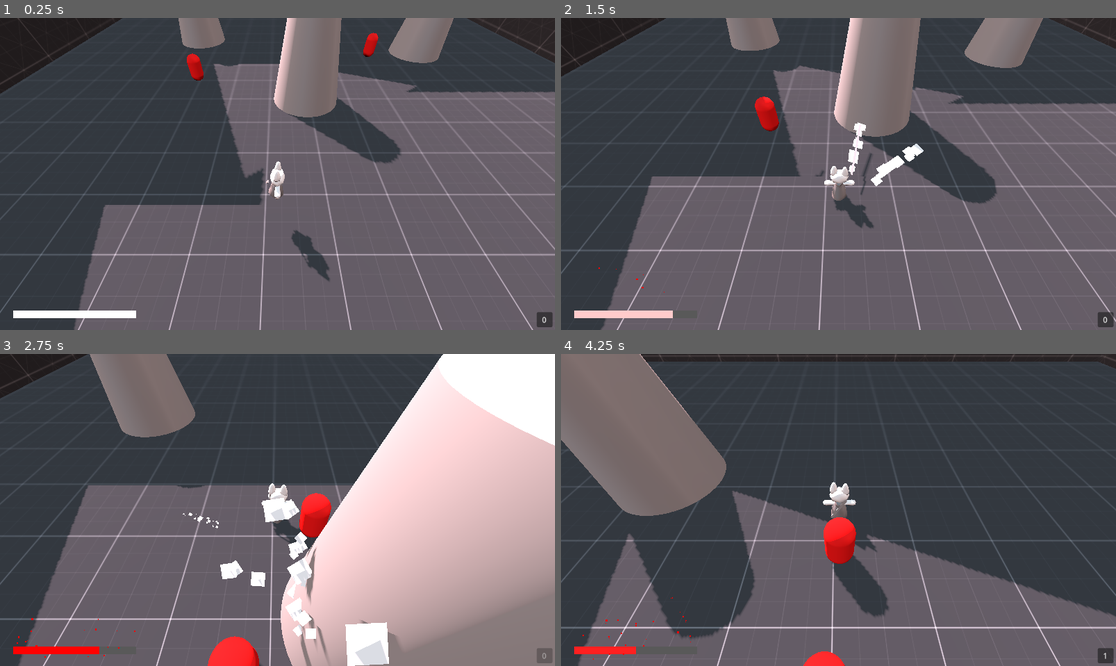
Above: before the commit, frames 1-4 (two rows, left to right).
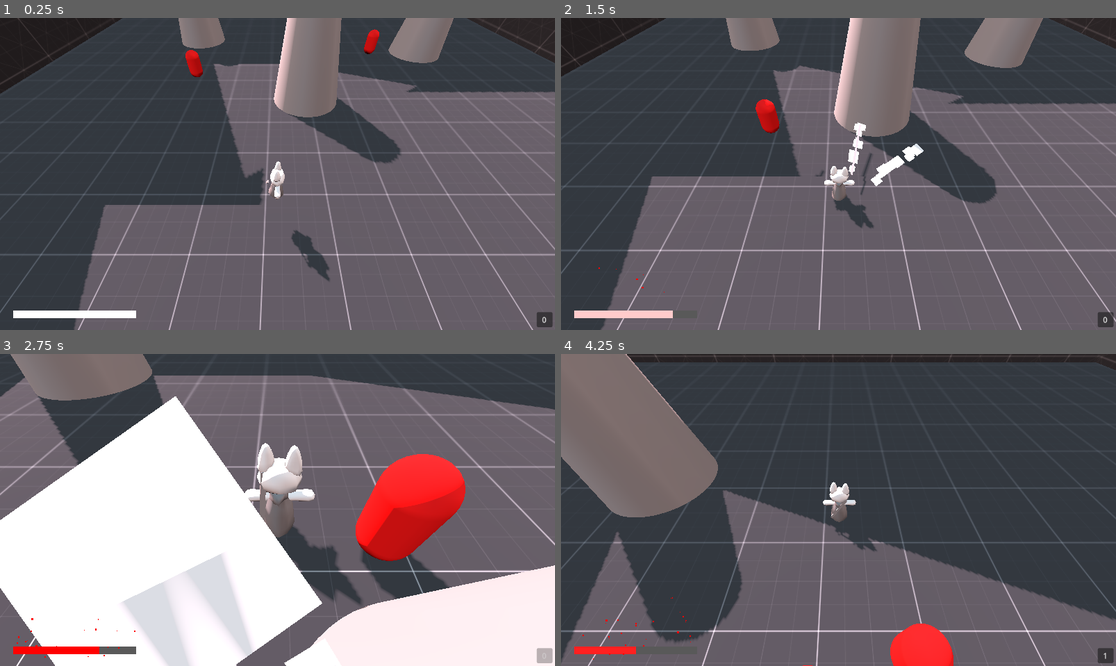
Above: after the commit, the same moments.

Repository: itspacchu/BYOG_2023
Game: Godot game, scene res://Scenes/TestScene.tscn
Two runs of this game, one before a commit and one after it. Both use one fixed random seed, a clock stepped at 60 frames per second and the inputs below.
Inputs (mouse positions are in pixels of both pictures, inside the frame that each line leads up to):
- Up to frame 1 (0.25 s): no input
- Up to frame 2 (1.5 s): tap Enter (ui_accept) at 0.5, 0.77 s; move the mouse to (866, 174) at 0.52 s; hold W (move_up) from 0.53 s (still down); click (866, 174) at 0.6 s; move the mouse to (810, 174) at 1.27 s; click (810, 174) at 1.35 s
- Up to frame 3 (2.75 s): keep holding W (move_up); tap Enter (ui_accept) at 1.52 s; move the mouse to (288, 503) at 2.02 s; tap Shift (sprint) at 2.1 s; click (288, 503) at 2.3 s
- Up to frame 4 (4.25 s): keep holding W (move_up); move the mouse to (832, 516) at 2.77 s; click (832, 516) at 2.85 s; tap Enter (ui_accept) at 3.02, 3.77 s; move the mouse to (877, 513) at 3.52 s; click (877, 513) at 3.6 s

The runs differ from the first frame. In frame 1, 0.2% of the frame differs, in the area x 33-69%, y 3-21%; in frame 2, 0.1%; in frame 3, 90%, in the area x 0-100%, y 0-100%; in frame 4, 12%.

Commit message:
Enemy Behaviour Updated
- Enemy Hovering Added
- Enemy Range Added

Diff:
--- a/Prefabs/enemy.tscn
+++ b/Prefabs/enemy.tscn
@@ -1,6 +1,8 @@
 [gd_scene load_steps=5 format=3 uid="uid://b5pqel2gqymd"]
 
 [ext_resource type="Script" path="res://Scripts/Enemy.gd" id="1_2ff2u"]
+
+[sub_resource type="CapsuleShape3D" id="CapsuleShape3D_7j1o4"]
 
 [sub_resource type="StandardMaterial3D" id="StandardMaterial3D_xjs7c"]
 albedo_color = Color(0.996094, 0, 0, 1)
@@ -8,22 +10,29 @@
 [sub_resource type="CapsuleMesh" id="CapsuleMesh_vvxvf"]
 material = SubResource("StandardMaterial3D_xjs7c")
 
-[sub_resource type="CapsuleShape3D" id="CapsuleShape3D_7j1o4"]
-
 [node name="Enemy" type="CharacterBody3D" groups=["enemies"]]
 script = ExtResource("1_2ff2u")
-
-[node name="MeshInstance3D" type="MeshInstance3D" parent="."]
-transform = Transform3D(1, 0, 0, 0, 1, 0, 0, 0, 1, 0, 1, 0)
-mesh = SubResource("CapsuleMesh_vvxvf")
+hoverSpeed = 3.0
+hoverAmplitude = 0.3
 
 [node name="CollisionShape3D" type="CollisionShape3D" parent="."]
 transform = Transform3D(1, 0, 0, 0, 1, 0, 0, 0, 1, 0, 1, 0)
 shape = SubResource("CapsuleShape3D_7j1o4")
 
 [node name="NavigationAgent3D" type="NavigationAgent3D" parent="."]
+target_desired_distance = 5.0
 path_height_offset = 0.1
 avoidance_enabled = true
-radius = 1.0
+radius = 5.0
+neighbor_distance = 5.0
+use_3d_avoidance = true
 
+[node name="AttackTimer" type="Timer" parent="."]
+
+[node name="MeshInstance3D" type="MeshInstance3D" parent="."]
+transform = Transform3D(1, 0, 0, 0, 1, 0, 0, 0, 1, 0, 1, 0)
+mesh = SubResource("CapsuleMesh_vvxvf")
+
+[connection signal="target_reached" from="NavigationAgent3D" to="." method="_on_navigation_agent_3d_target_reached"]
 [connection signal="velocity_computed" from="NavigationAgent3D" to="." method="_on_navigation_agent_3d_velocity_computed"]
+[connection signal="timeout" from="AttackTimer" to="." method="_on_attack_timer_timeout"]
--- a/Scripts/Enemy.gd
+++ b/Scripts/Enemy.gd
@@ -1,17 +1,42 @@
 extends CharacterBody3D
 
+@onready var nav_agent = $NavigationAgent3D
+
+var is_attacking
+var player_out_of_range
+var attack_duration = 1.0
+
 const SPEED = 2.0
-@onready var nav_agent = $NavigationAgent3D
+
+@export var hoverSpeed:float = 1.0
+@export var hoverAmplitude:float = 0.1
+@export var upwardYOffset:float = 1.0
+@export var phaseOffset:float = 1.0
+
+# hovering should go here
+func _process(delta):
+	$MeshInstance3D.position.y = upwardYOffset + sin(hoverSpeed * Time.get_unix_time_from_system()) * hoverAmplitude
+	print(position.y)
+
 
 func _physics_process(delta):
 	var current_position = global_transform.origin
 	var next_position = nav_agent.get_next_path_position()
 	var new_velocity = (next_position - current_position).normalized() * SPEED
 
-	nav_agent.velocity = new_velocity
+	player_out_of_range = nav_agent.distance_to_target() > nav_agent.target_desired_distance
+	nav_agent.avoidance_enabled = player_out_of_range
+	print(player_out_of_range)
 
-	velocity = velocity.move_toward(new_velocity,0.25)
-	move_and_slide()
+	# if the player is out of enemy range AND is not attacking
+	if(player_out_of_range):
+		nav_agent.velocity = new_velocity
+		velocity = velocity.move_toward(new_velocity,0.25)
+		move_and_slide()
+	else:
+		#set is attacking to true wait for sometime set is attakcing to false?
+		is_attacking = true;
+		$AttackTimer.start(attack_duration)
 
 func update_target_location(target_location):
 	nav_agent.set_target_position(target_location)
@@ -19,3 +44,12 @@
 func _on_navigation_agent_3d_velocity_computed(safe_velocity):
 	velocity = velocity.move_toward(safe_velocity,0.25)
 	move_and_slide()
+
+
+func _on_navigation_agent_3d_target_reached():
+	velocity = Vector3.ZERO
+
+
+func _on_attack_timer_timeout():
+#	nav_agent.is_target_reached()
+	is_attacking = false
Not shown: 1 places in Scenes/TestScene.tscn that only renumber resources
